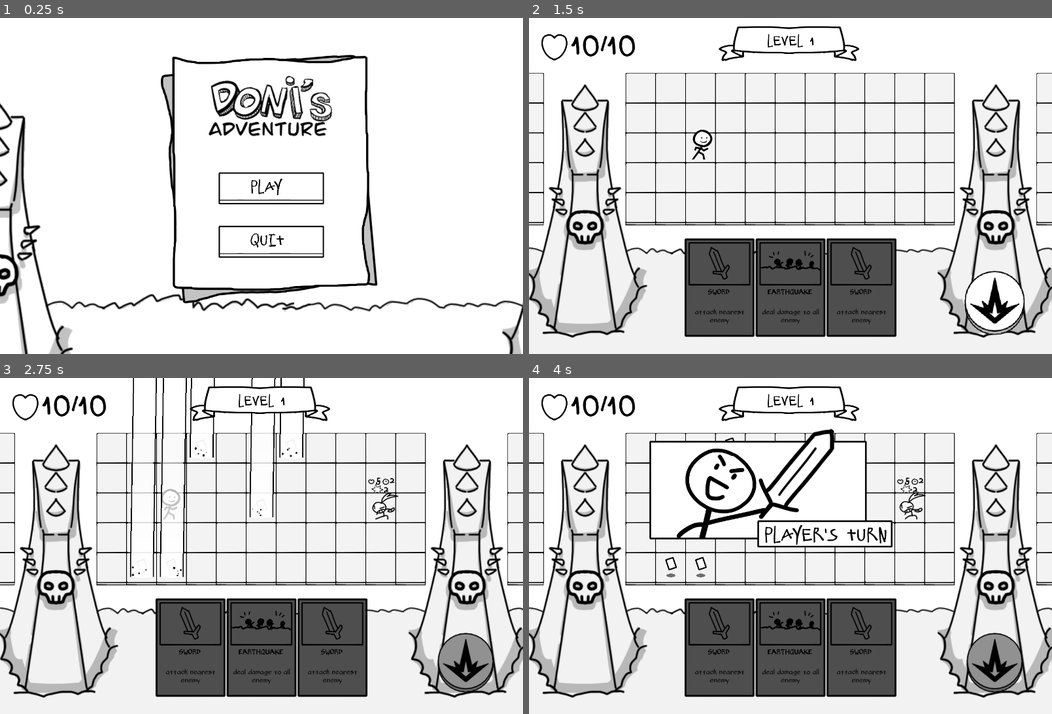
Above: before the commit, frames 1-4 (two rows, left to right).
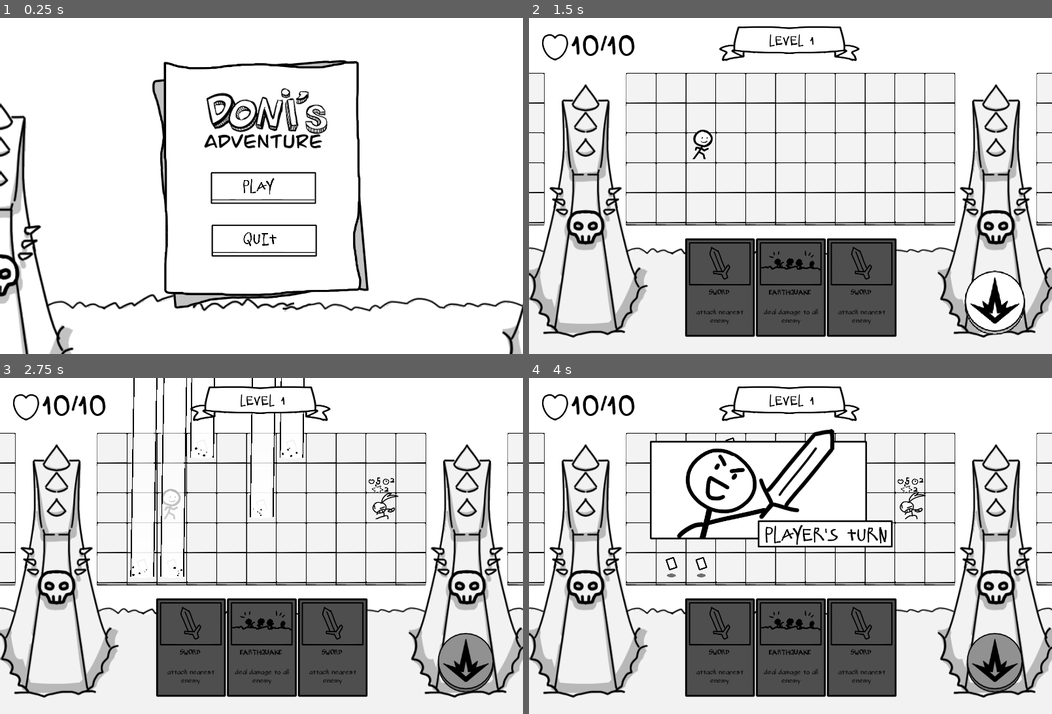
Above: after the commit, the same moments.

Repository: Frmeta/doni-adventure
Game: Godot game, scene res://scene/MainMenu.tscn
The game is run twice, just before and just after one commit, with the same random seed, the same clock (stepped at 60 frames per second) and the same inputs. The engine's default icon, where the game draws it, is replaced by a stand-in: a white triangle on a blue panel in a dark square.
Inputs (mouse positions are in pixels of both pictures, inside the frame that each line leads up to):
- Up to frame 1 (0.25 s): no input
- Up to frame 2 (1.5 s): click "PLAY" at 0.5 s; click (994, 303) at 1.25 s
- Up to frame 3 (2.75 s): move the mouse to (188, 660) at 2.02 s; click (188, 660) at 2.1 s
- Up to frame 4 (4 s): move the mouse to (790, 660) at 2.77 s; click (790, 660) at 2.85 s; move the mouse to (863, 660) at 3.52 s; click (863, 660) at 3.6 s

The runs differ from the first frame. In frame 1, 9.9% of the frame differs, in the area x 0-100%, y 10-100%; in frame 2, 6.3%; in frame 3, 7.0%; in frame 4, 6.5%.

Commit message:
fixing aspect ration

Diff:
--- a/project.godot
+++ b/project.godot
@@ -44,11 +44,14 @@
 
 window/size/width=1400
 window/size/height=900
-window/size/resizable=false
+window/dpi/allow_hidpi=true
+window/stretch/mode="2d"
+window/stretch/aspect="keep"
 
 [global]
 
 export=false
+hdpi=false
 
 [gui]
 
--- a/scene/Level.tscn
+++ b/scene/Level.tscn
@@ -163,8 +163,8 @@
 texture = ExtResource( 10 )
 
 [node name="Transition" parent="CanvasLayer" instance=ExtResource( 15 )]
-margin_right = 63437.6
-margin_bottom = 38714.0
+margin_right = 64246.8
+margin_bottom = 39209.0
 
 [node name="HealthText" type="Label" parent="CanvasLayer"]
 margin_left = 113.0
--- a/scene/MainMenu.tscn
+++ b/scene/MainMenu.tscn
@@ -17,19 +17,25 @@
 [node name="CanvasLayer" type="CanvasLayer" parent="."]
 
 [node name="bg" type="TextureRect" parent="CanvasLayer"]
-margin_left = 424.0
-margin_top = 36.0
-margin_right = 1024.0
-margin_bottom = 836.0
+anchor_left = 0.5
+anchor_top = 0.5
+anchor_right = 0.5
+anchor_bottom = 0.5
+margin_left = -300.0
+margin_top = -400.0
+margin_right = 300.0
+margin_bottom = 400.0
 texture = ExtResource( 9 )
 
 [node name="judul" type="TextureRect" parent="CanvasLayer"]
 anchor_left = 0.5
+anchor_top = 0.5
 anchor_right = 0.5
-margin_left = -156.0
-margin_top = 148.0
-margin_right = 159.0
-margin_bottom = 291.0
+anchor_bottom = 0.5
+margin_left = -169.0
+margin_top = -269.0
+margin_right = 146.0
+margin_bottom = -126.0
 rect_scale = Vector2( 1.5, 1.5 )
 texture = ExtResource( 4 )
 
@@ -38,10 +44,10 @@
 anchor_top = 0.5
 anchor_right = 0.5
 anchor_bottom = 0.5
-margin_left = -135.0
-margin_top = -75.0
-margin_right = 265.0
-margin_bottom = 125.0
+margin_left = -157.0
+margin_top = -76.0
+margin_right = 243.0
+margin_bottom = 124.0
 rect_scale = Vector2( 0.8, 0.8 )
 texture_normal = ExtResource( 5 )
 texture_pressed = ExtResource( 3 )
@@ -66,10 +72,10 @@
 anchor_top = 0.5
 anchor_right = 0.5
 anchor_bottom = 0.5
-margin_left = -135.0
-margin_top = 68.0
-margin_right = 265.0
-margin_bottom = 268.0
+margin_left = -155.0
+margin_top = 65.0
+margin_right = 245.0
+margin_bottom = 265.0
 rect_scale = Vector2( 0.8, 0.8 )
 texture_normal = ExtResource( 5 )
 texture_pressed = ExtResource( 3 )
Not shown, changed: export_presets.cfg
